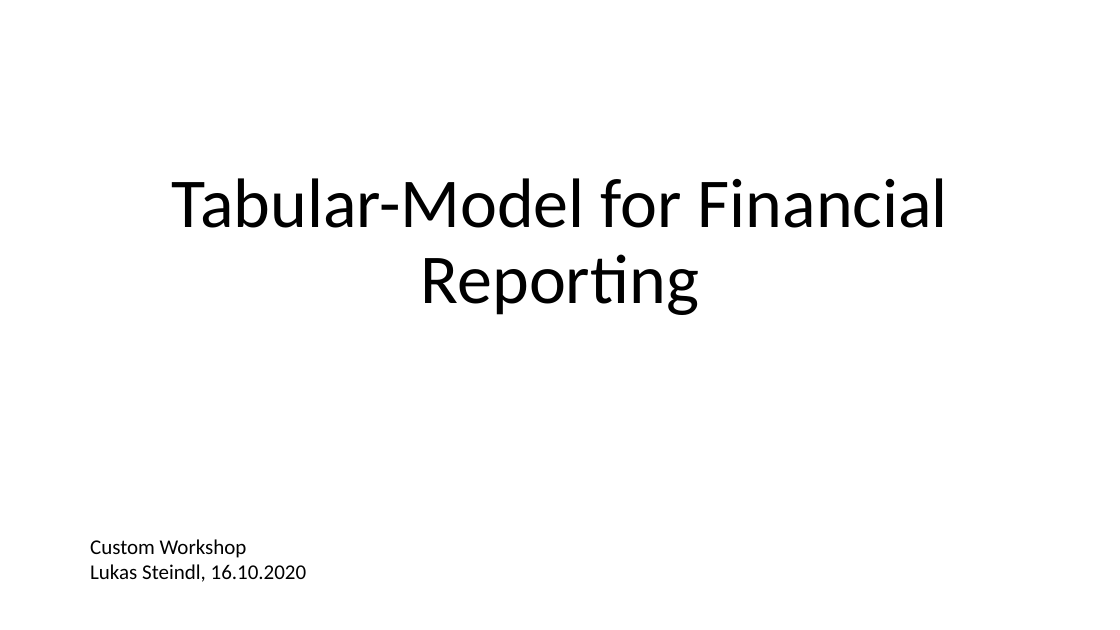
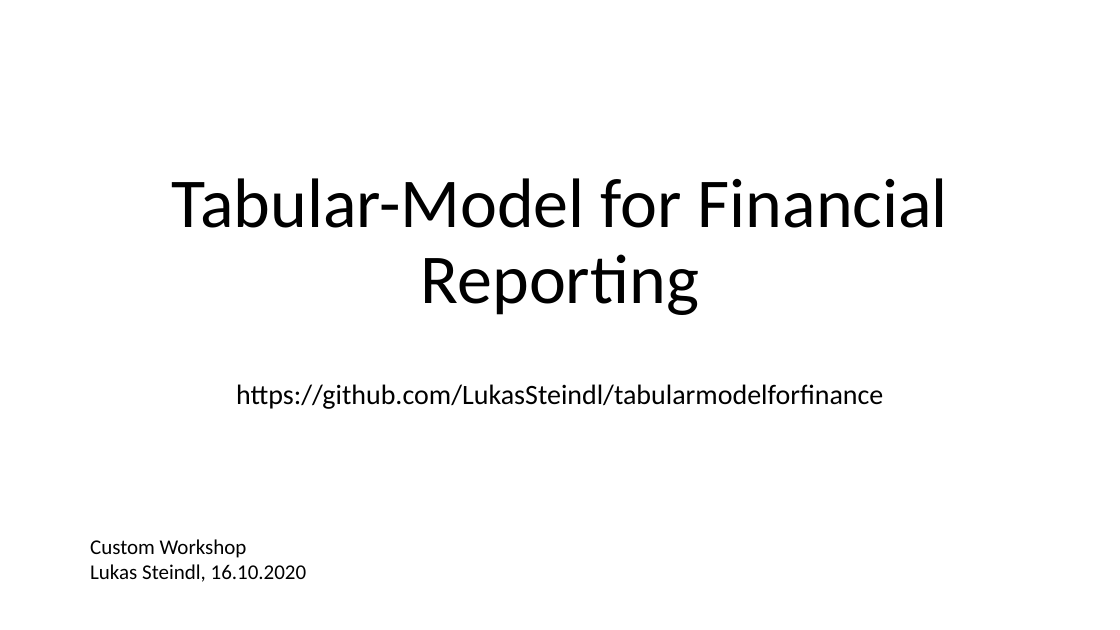
Before and after one commit to LukasSteindl/tabularmodelforfinance, a slide deck: slide 1 of Slides.pptx. Drawn at 1120x630 pixels with LibreOffice and Linux fonts; fonts in the diff are those of the drawing. Boxes give left, top, right and bottom in pixels: in the first picture for what was removed or moved away, otherwise in the second. Text is boxed around its words. In the diff, an @@ line names an element or a change of style, - is before the commit and + after.

```diff
--- a/Slides.pptx
+++ b/Slides.pptx
@@ subtitle added at (236, 384, 883, 409), 24 pt, text #000000 @@
+https://github.com/LukasSteindl/tabularmodelforfinance
```
Also in this commit, not shown: 2 other slides changed, 2 other files.
